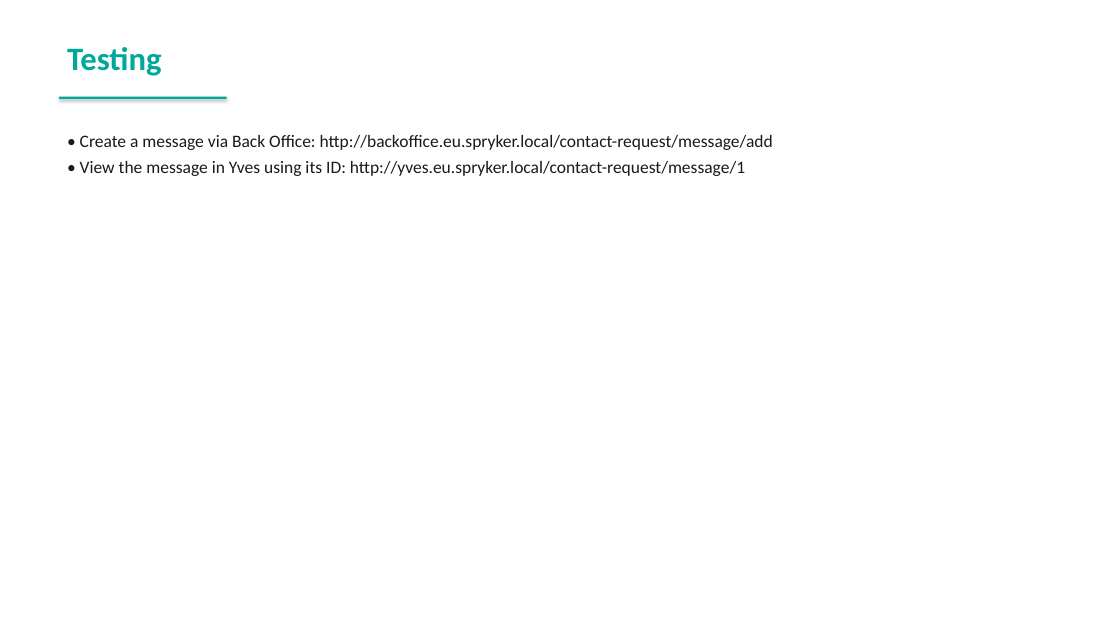
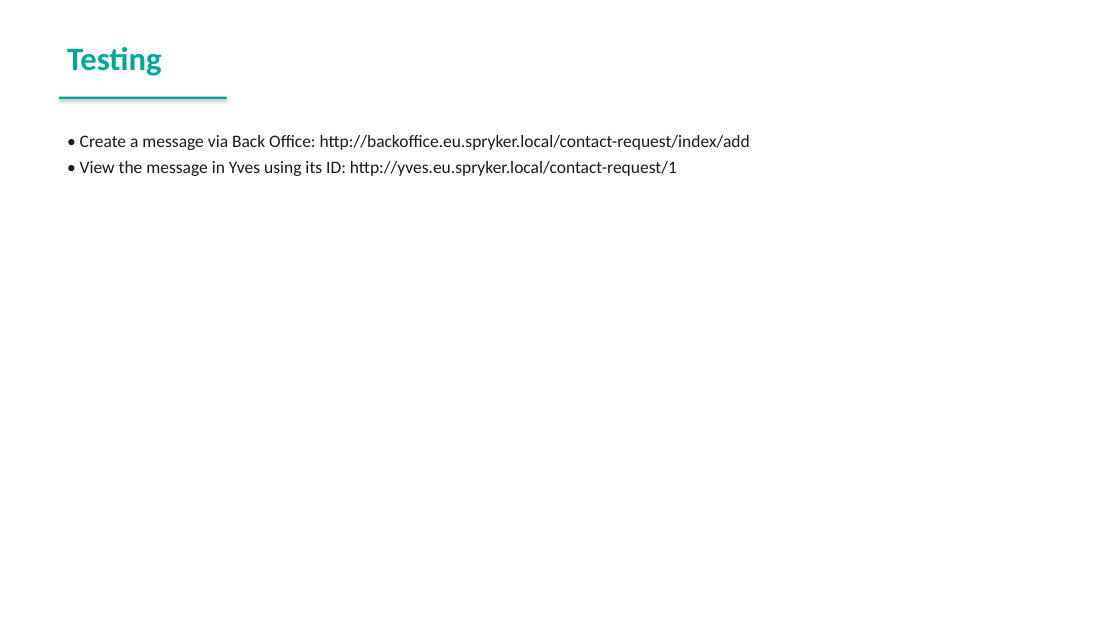
Before and after one commit to spryker-academy/instructor-exercises, a slide deck: slide 123 of guides-pptx/spryker-academy-fundamental.pptx (slide 122 before the commit). Drawn at 1120x630 pixels with LibreOffice and Linux fonts; fonts in the diff are those of the drawing. Boxes give left, top, right and bottom in pixels: in the first picture for what was removed or moved away, otherwise in the second. Text is boxed around its words. In the diff, an @@ line names an element or a change of style, - is before the commit and + after.

Commit message:
fix: regenerate PowerPoint guides from updated HTML
- Synced spryker-academy-fundamental.pptx with HTML guides
- Synced spryker-academy-professional.pptx with HTML guides

```diff
--- a/guides-pptx/spryker-academy-fundamental.pptx
+++ b/guides-pptx/spryker-academy-fundamental.pptx
@@ text at (x1=80, y1=135, x2=750, y2=176): text changed @@
-• Create a message via Back Office: http://backoffice.eu.spryker.local/contact-request/message/add
-• View the message in Yves using its ID: http://yves.eu.spryker.local/contact-request/message/1
+• Create a message via Back Office: http://backoffice.eu.spryker.local/contact-request/index/add
+• View the message in Yves using its ID: http://yves.eu.spryker.local/contact-request/1
```
Also in this commit, not shown: 9 other slides changed, 1 slide added, 1 other file.
